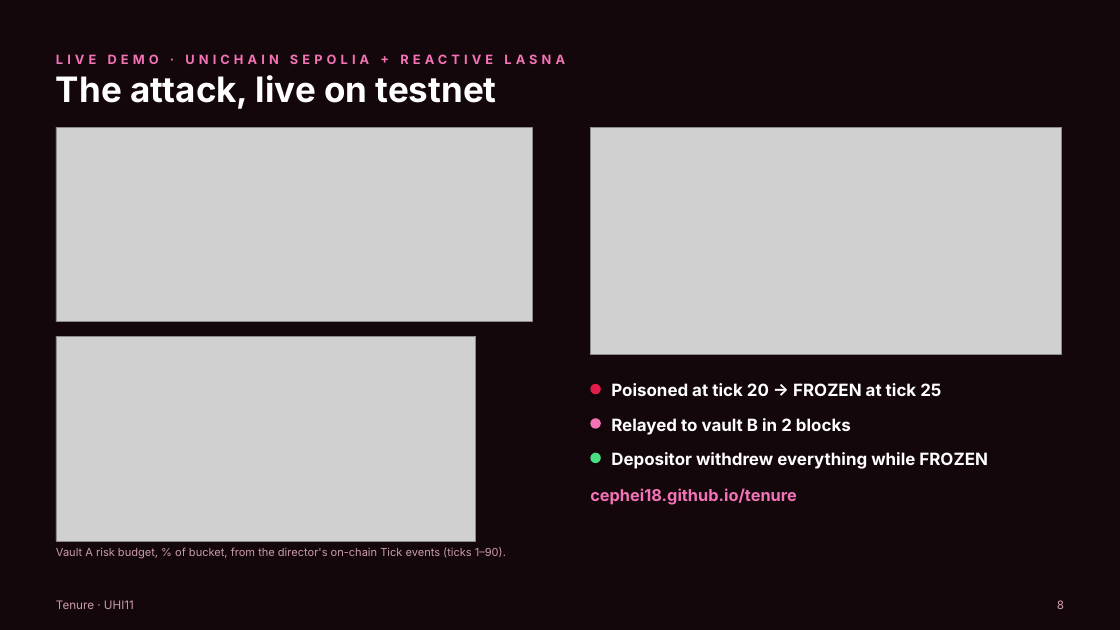
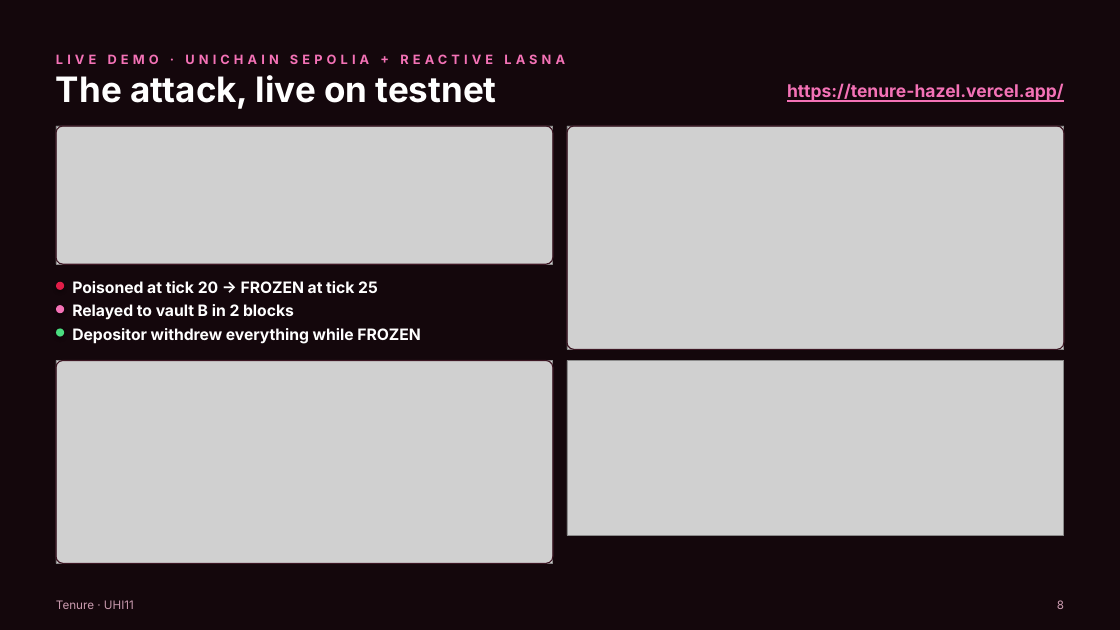
Before and after one commit to Cephei18/tenure, a slide deck: slide 8 of docs/slides/Tenure_UHI11.pptx. Drawn at 1120x630 pixels with LibreOffice and Linux fonts; fonts in the diff are those of the drawing; grey boxes stand for pictures. Boxes give left, top, right and bottom in pixels: in the first picture for what was removed or moved away, otherwise in the second. Text is boxed around its words. In the diff, an @@ line names an element or a change of style, - is before the commit and + after.

```diff
--- a/docs/slides/Tenure_UHI11.pptx
+++ b/docs/slides/Tenure_UHI11.pptx
@@ text added at bbox=[787, 83, 1064, 102], 15 pt, text #F472B6, bold, underline @@
+https://tenure-hazel.vercel.app/
@@ picture: place and size @@
-picture at bbox=[56, 127, 533, 322]
+picture at bbox=[56, 126, 554, 265]
@@ rounded rectangle added at bbox=[56, 126, 554, 265], outline #3D1724 1 pt @@
@@ picture: place and size @@
-picture at bbox=[591, 127, 1062, 354]
+picture at bbox=[567, 126, 1065, 350]
@@ rounded rectangle added at bbox=[567, 126, 1065, 350], outline #3D1724 1 pt @@
@@ ellipse: place and size @@
-ellipse at bbox=[591, 384, 601, 394]
+ellipse at bbox=[56, 281, 65, 290]
@@ text "Poisoned at tick 20 → ...": place and size @@
-text "Poisoned at tick 20 → ..." at bbox=[611, 383, 941, 396]
+text "Poisoned at tick 20 → ..." at bbox=[72, 281, 378, 293]
@@ text "Relayed to vault B in ...": place and size @@
-text "Relayed to vault B in ..." at bbox=[611, 418, 851, 435]
+text "Relayed to vault B in ..." at bbox=[72, 304, 294, 320]
@@ ellipse: place and size @@
-ellipse at bbox=[591, 418, 601, 429]
+ellipse at bbox=[56, 305, 65, 313]
@@ ellipse: place and size @@
-ellipse at bbox=[591, 453, 601, 463]
+ellipse at bbox=[56, 329, 65, 337]
@@ size 14.5 to 13.5 pt; vertical alignment top to middle in 3 elements at bbox=[72, 281, 378, 293], bbox=[72, 304, 294, 320], bbox=[72, 328, 420, 344] @@
@@ text "Depositor withdrew everything while FROZEN": place and size @@
-text "Depositor withdrew everything while FROZEN" at bbox=[611, 452, 988, 469]
+text "Depositor withdrew everything while FROZEN" at bbox=[72, 328, 420, 344]
@@ picture: place and size @@
-picture at bbox=[56, 336, 476, 541]
+picture at bbox=[56, 360, 554, 564]
@@ rounded rectangle added at bbox=[56, 360, 554, 564], outline #3D1724 1 pt @@
@@ picture added at bbox=[567, 360, 1065, 535] @@
@@ text removed at bbox=[590, 488, 797, 505] @@
-cephei18.github.io/tenure
@@ text removed at bbox=[56, 547, 506, 559] @@
-Vault A risk budget, % of bucket, from the director's on-chain Tick events (ticks 1–90).
```
Also in this commit, not shown: 2 other slides changed, 21 other files.
